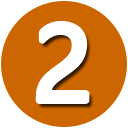
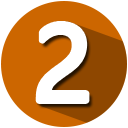
Comparing the layer stacks of the two 128px x 128px images. Changes:
added layer "图层 1" (30%) above "椭圆 1" over bbox(37, 21, 127, 123)
